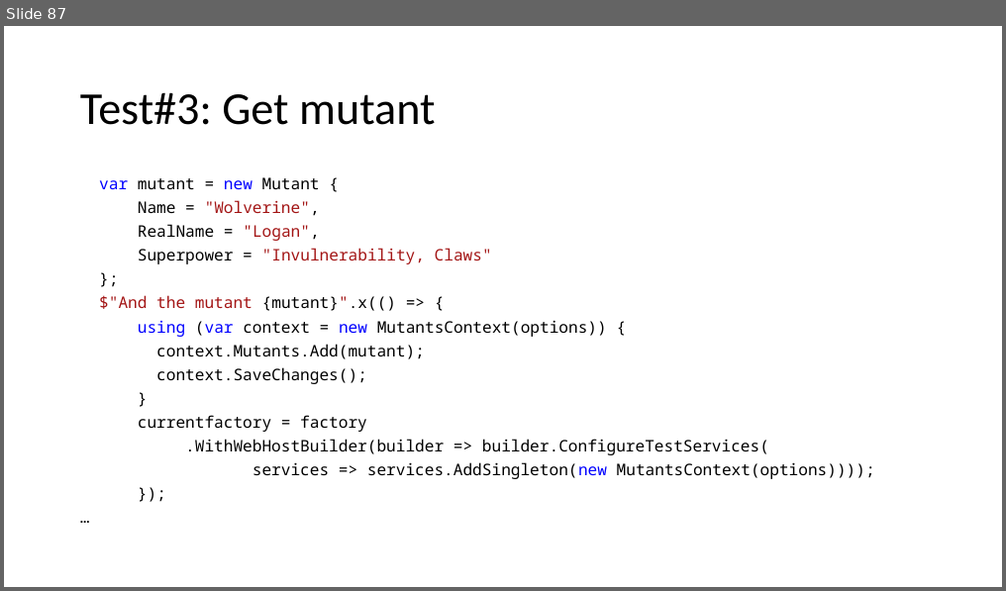
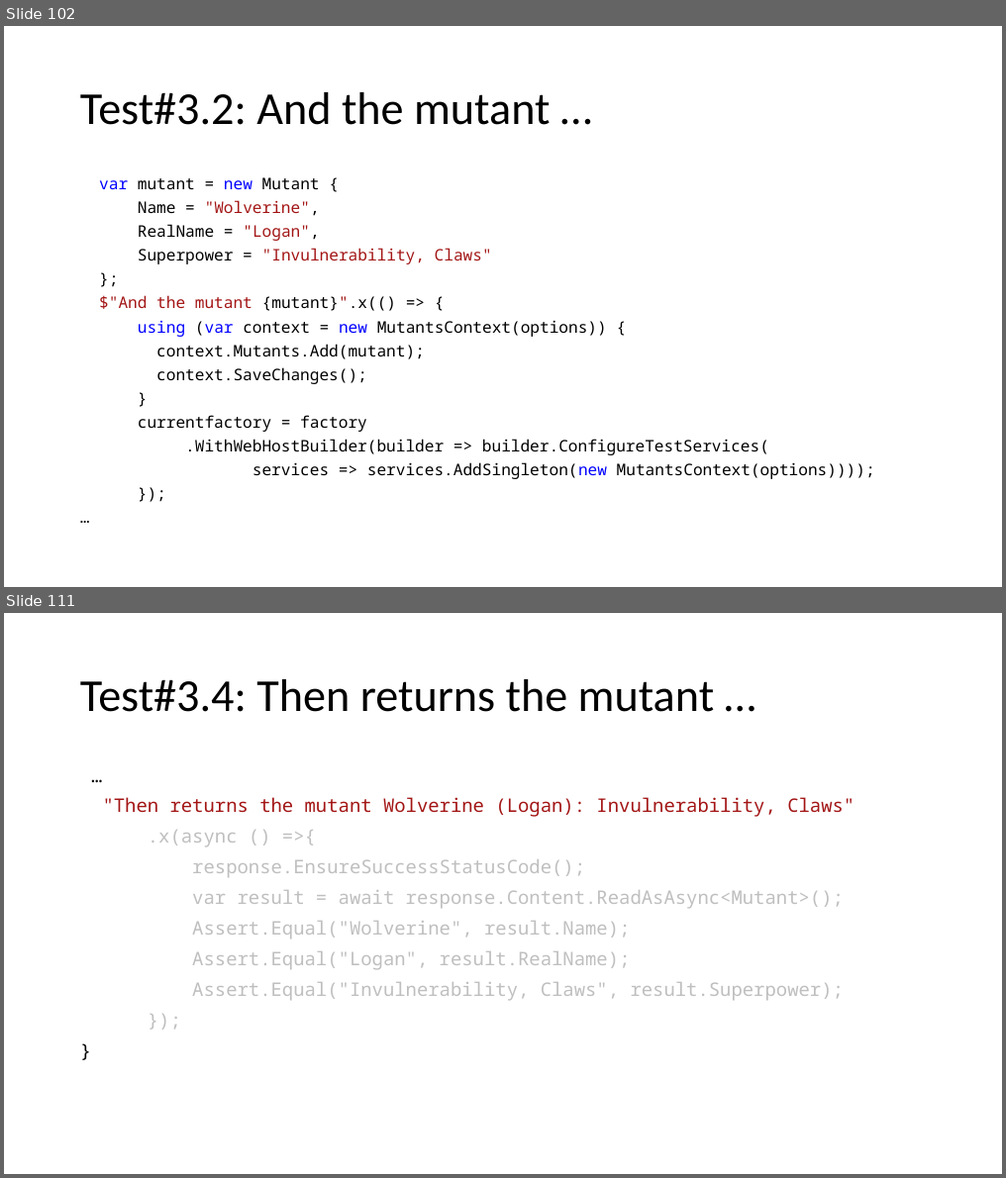
Before and after one commit to kugushev/presentations, a slide deck: 2019_Functional-Testing/Presentation.pptx. Shown one above the other, each under a label of ours: slide 87 before the commit, slides 102 and 111 after it; the slides between them are not shown. The pictures are 1006x591 and 1006x1178 pixels, drawn with LibreOffice and Linux fonts; fonts in the diff are those of the drawing. Boxes give left, top, right and bottom in pixels: in the first picture for what was removed or moved away, otherwise in the second. Text is boxed around its words. In the diff, an @@ line names an element or a change of style, - is before the commit and + after.

```diff
--- a/2019_Functional-Testing/Presentation.pptx
+++ b/2019_Functional-Testing/Presentation.pptx
@@ slide 111 added at box(4, 613, 1002, 1174), background #FFFFFF @@
@@ title added at box(80, 679, 714, 712), 44 pt, text #000000 @@
+Test#3.4: Then returns the mutant …
@@ text added at box(103, 797, 854, 1000), 18 pt, text #BFBFBF @@
+…
+"Then returns the mutant Wolverine (Logan): Invulnerability, Claws"
+.x(async () =>{
+response.EnsureSuccessStatusCode();
+var result = await response.Content.ReadAsAsync<Mutant>();
+Assert.Equal("Wolverine", result.Name);
+Assert.Equal("Logan", result.RealName);
+Assert.Equal("Invulnerability, Claws", result.Superpower);
+});
+}
@@ what was slide 87 is now slide 102 @@
@@ slide 102 changed as well @@
@@ title at box(80, 92, 549, 125): text changed @@
-Test#3: Get mutant
+Test#3.2: And the mutant …
```
Also in this commit, not shown: 5 other slides changed, 28 other slides added, 2 slides removed.
